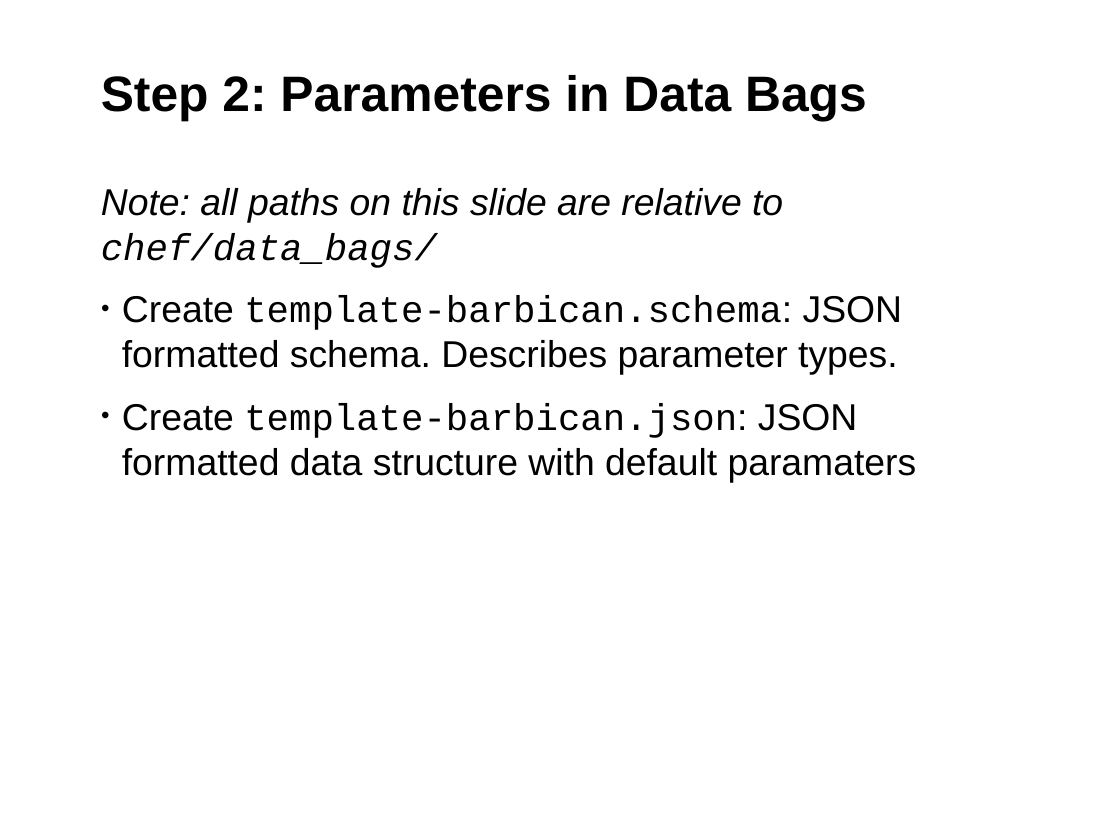
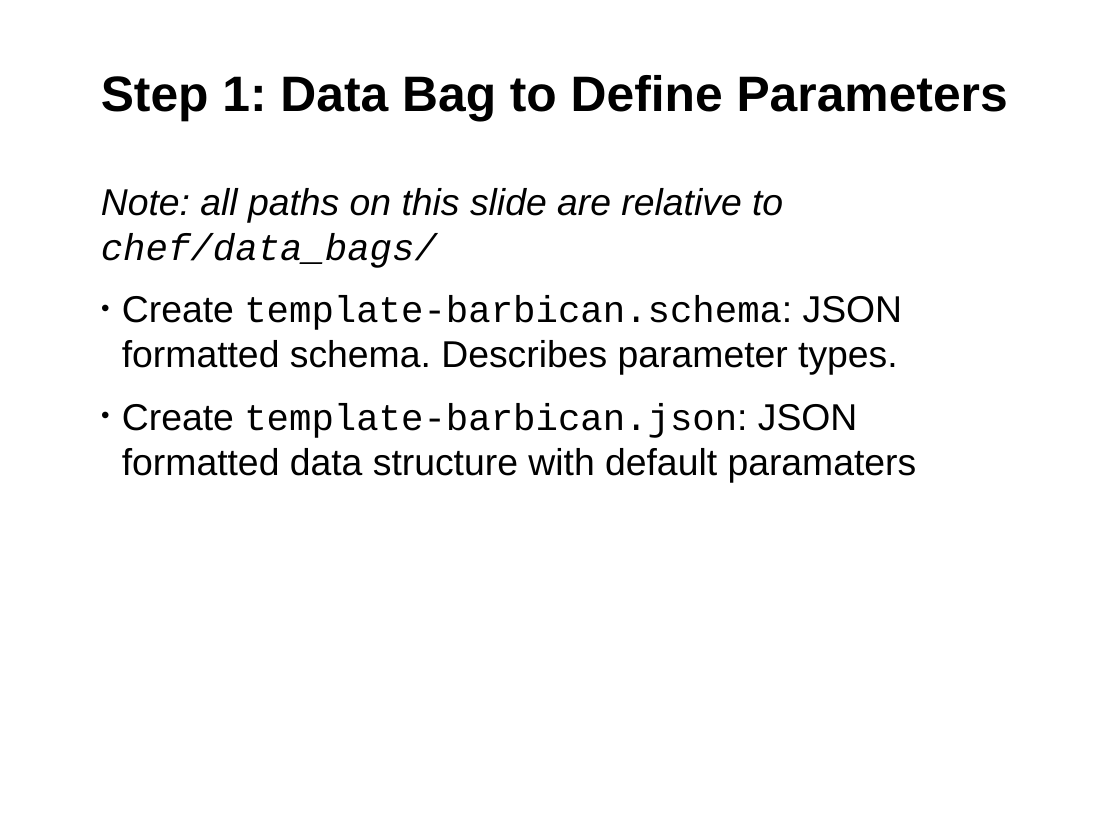
Before and after one commit to jgrassler/talks, a slide deck: slide 20 of crowbar-101/presentation.odp (slide 22 before the commit). Drawn at 1120x840 pixels with LibreOffice and Linux fonts; fonts in the diff are those of the drawing; background and template pictures are left out. Boxes give left, top, right and bottom in pixels: in the first picture for what was removed or moved away, otherwise in the second. Text is boxed around its words. In the diff, an @@ line names an element or a change of style, - is before the commit and + after.

```diff
--- a/crowbar-101/presentation.odp
+++ b/crowbar-101/presentation.odp
@@ title at <box>101,75,1008,122</box>: text changed @@
-Step 2: Parameters in Data Bags
+Step 1: Data Bag to Define Parameters
```
Also in this commit, not shown: 4 other slides changed, 1 slide removed, 3 other files.
